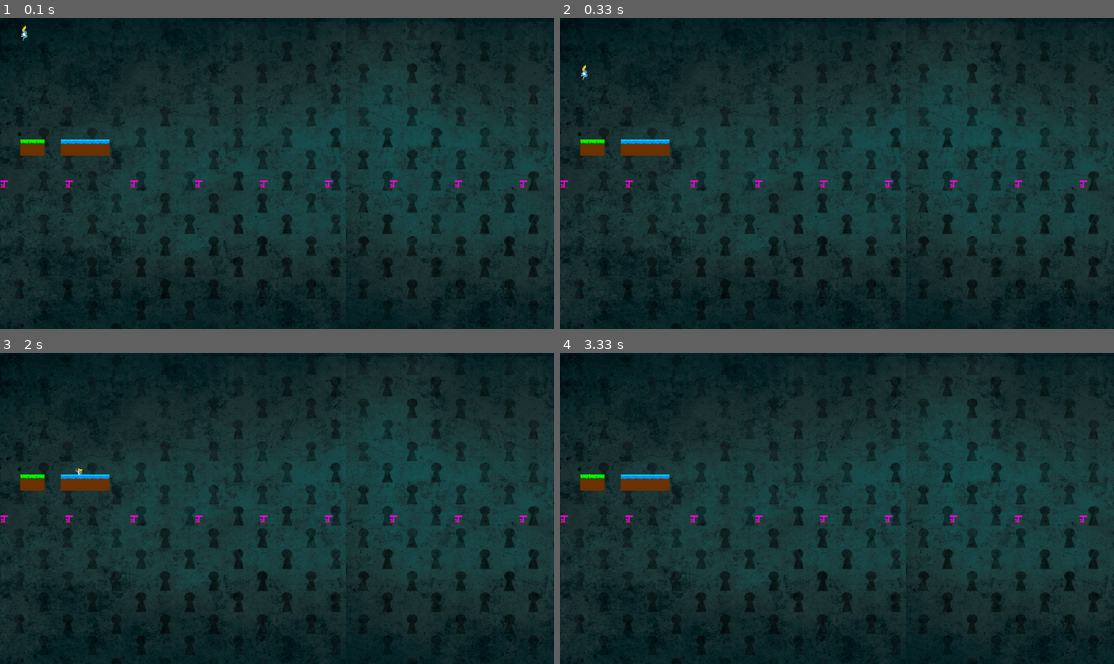
Above: before the commit, frames 1-4 (two rows, left to right).
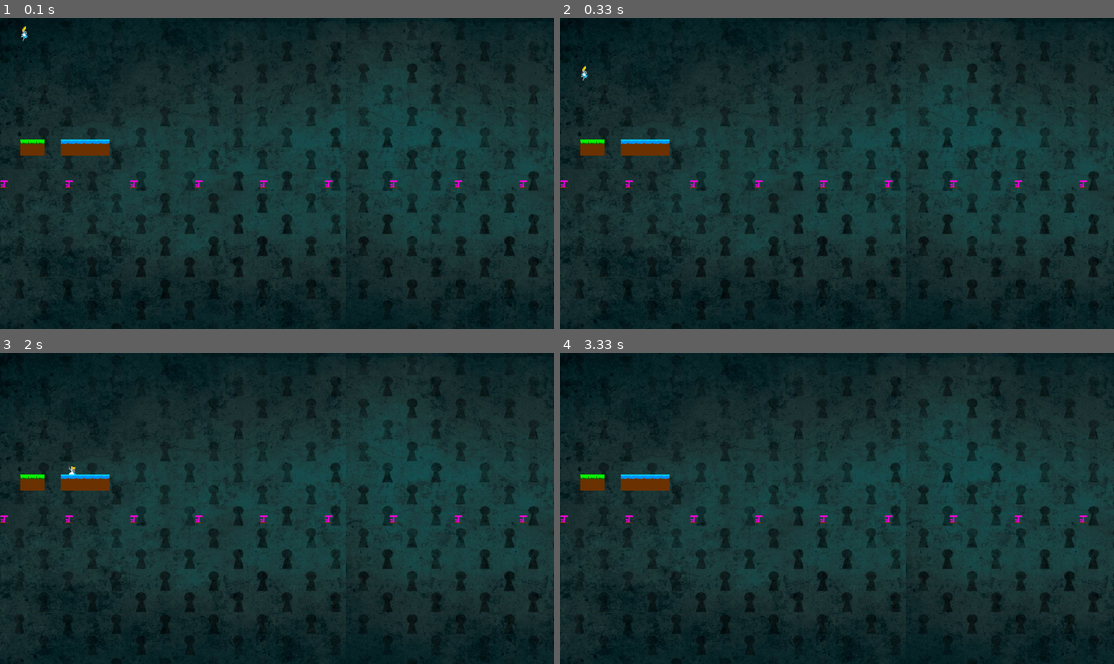
Above: after the commit, the same moments.

Repository: bouleaulama30/platformer_pygame
Game: pygame game, started from platformer_main.py
The game is run twice, just before and just after one commit, with the same random seed, the same clock (stepped at 60 frames per second) and the same inputs.
Inputs:
- Up to frame 1 (0.1 s): no input
- Up to frame 2 (0.33 s): no input
- Up to frame 3 (2 s): hold Right 0.33-0.8 s; hold Up 0.83-1.13 s; hold Right 1.17-1.63 s; hold Left from 1.67 s (still down)
- Up to frame 4 (3.33 s): release Left at 2.2 s; hold Left 2.23-2.63 s

The runs differ from the first frame. In frame 1, less than 0.1% of the frame differs, in the area x 3-5%, y 2-8%; in frame 2, less than 0.1%; in frame 3, less than 0.1%, in the area x 12-15%, y 36-40%; in frame 4, less than 0.1%.

Commit message:
ajout sons jump et rebond

Diff:
--- a/platformer_main.py
+++ b/platformer_main.py
@@ -3,12 +3,17 @@
 from player import Player
 from block import *
 from constante import *
+from sounds import *
+
 
 
 
 #1 player = 2 blocs de haut
 
 pygame.init() # important
+# definir une clock
+clock= pygame.time.Clock()
+FPS = 200
 
 
 display = pygame.display.set_mode((1366, 768)) # crée une surface pour la fenêtre (largeur, hauteur) de la fenetre
@@ -124,7 +129,7 @@
 
 	current_time = pygame.time.get_ticks()
 	dt = (current_time - last_time) / 1000.0 # dt = temps écoulé depuis la dernière frame en secondes
-
+	print(dt)
 	last_time = pygame.time.get_ticks() # ne pas oublier de réinitialiser le chronomètre
 
 	#traitement des entrées clavier
@@ -138,6 +143,7 @@
 
 	if (pressed_keys[K_UP] or pressed_keys[K_SPACE]) and player.is_grounded :
 		player.vely= -800
+		play('jump')
 
 
 
@@ -163,4 +169,7 @@
 	#player= Player(player.posx,player.posy,50,50,player.dy) #maj du joueur
 	pygame.display.update() # Mise à jour de l'affichage
 
+	# fixer le nombre de fps sur ma clock
+	clock.tick(FPS)
+
 pygame.quit() # important
--- a/player.py
+++ b/player.py
@@ -1,4 +1,5 @@
 from constante import *
+from sounds import *
 
 
 class Player:
@@ -12,6 +13,9 @@
         self.character = perso #"A" pour Alice, "L" pour Lapin
         self.vely=0
         self.is_grounded=False
+
+
+
 
         if perso == "A" :
             self.skin = {"still_left" : AliceStill_left, "still_right":AliceStill_right, "run_right" : AliceRun_right, "run_left" : AliceRun_left, "jump_left" : AliceJump_left, "jump_right":AliceJump_right}
@@ -83,12 +87,17 @@
 
         self.posy+= self.vely *dt
 
-        if self.is_colliding(t_blocks)[1]: #pour le jump du champignon
+        #pour le jump du champignon
+        if self.is_colliding(t_blocks)[1]:
             self.vely=-800
             self.vely+=2000*dt
             self.posy+=self.vely*dt
+            play('rebond')
 
-        if self.is_colliding(t_blocks)[2]: #pour la glace
+
+
+        #pour la glace
+        if self.is_colliding(t_blocks)[2]:
             if self.image == self.skin["still_right"] or self.image == self.skin["run_right"] or self.image == self.skin["jump_right"]:
                 if depx!=0:
                     self.posx-=depx
@@ -97,6 +106,7 @@
                 if depx!=0:
                     self.posx-= depx
                 self.posx-= facteur_r*dt/3
+
 
         if self.is_colliding(t_blocks)[0]:
             self.is_grounded= True
--- /dev/null
+++ b/sounds.py
@@ -0,0 +1,14 @@
+import pygame
+from pygame.locals import *
+
+pygame.mixer.init()
+
+sounds = {
+        'rebond': pygame.mixer.Sound("sons/rebond_troll.mp3"),
+        'jump': pygame.mixer.Sound("sons/jump_troll.mp3"),
+        'running_grass': pygame.mixer.Sound("sons/running_grass.mp3")
+}
+
+
+def play (name):
+    sounds[name].play()
Not shown, removed: .~lock.DistribTâches.ods#
Not shown, changed: DistribTâches.ods
Not shown, added: sons/jump.mp3
Not shown, added: sons/jump_troll.mp3
Not shown, added: sons/rebond.mp3
Not shown, added: sons/rebond_troll.mp3
Not shown, added: sons/running_grass.mp3
